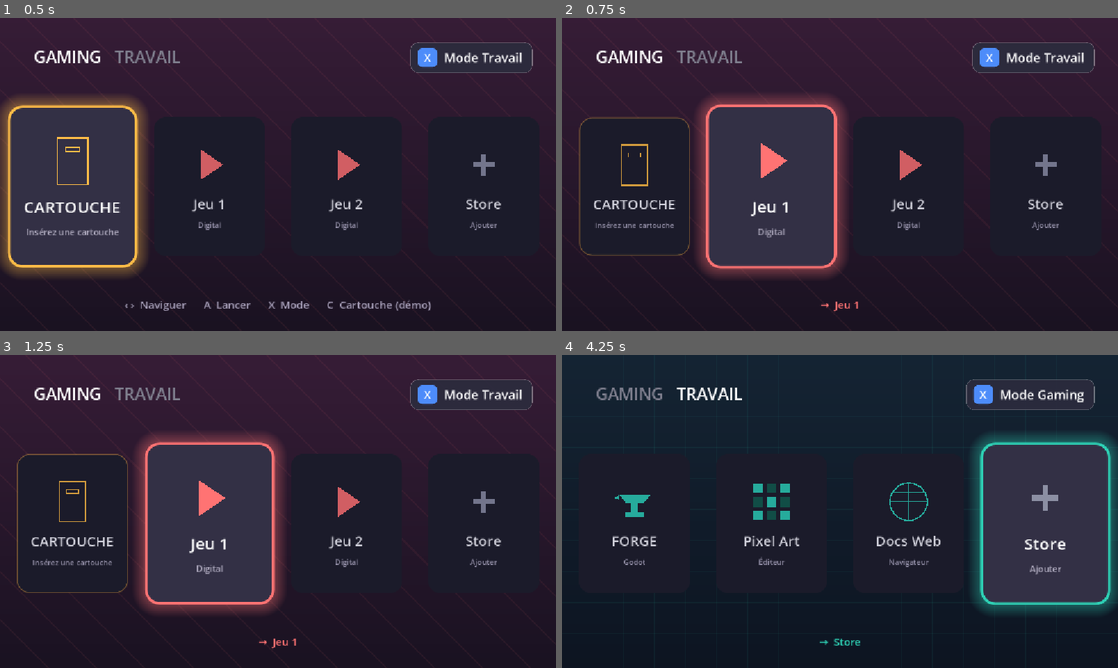
Above: before the commit, frames 1-4 (two rows, left to right).
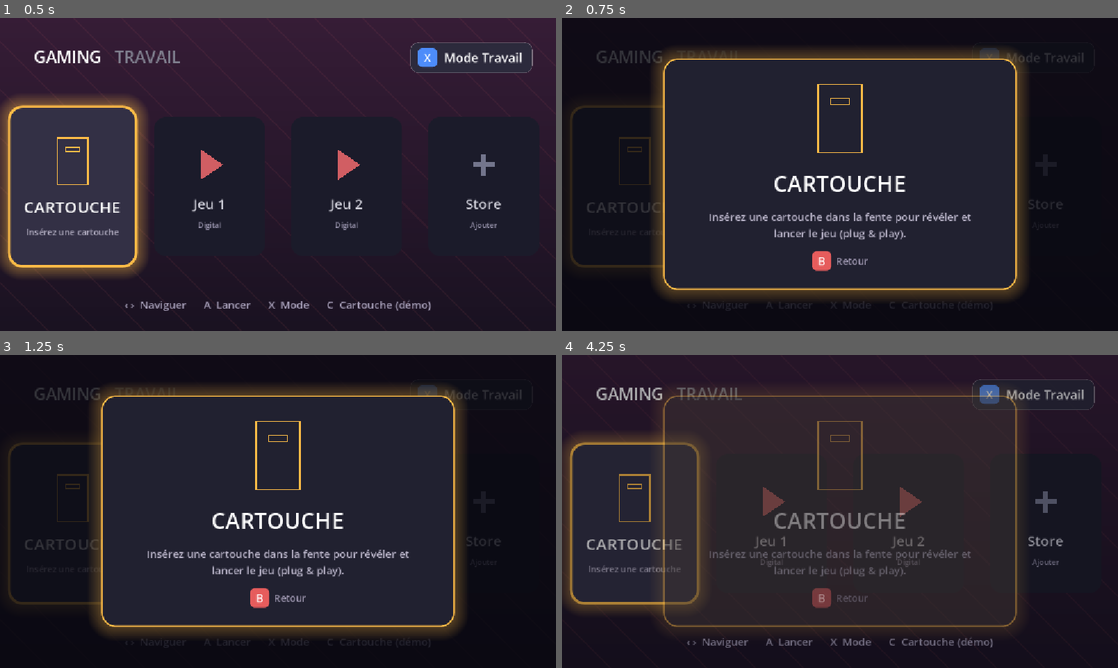
Above: after the commit, the same moments.

Repository: kilian-quittard/gaming-console-os
Game: Godot game, scene res://scenes/Main.tscn
Two runs of this game, one before a commit and one after it. Both use one fixed random seed, a clock stepped at 60 frames per second and the inputs below.
Inputs:
- Up to frame 1 (0.5 s): no input
- Up to frame 2 (0.75 s): tap Enter (ui_accept) at 0.5 s; hold Right (ui_right) from 0.53 s (still down); hold Enter (ui_accept) from 0.53 s (still down)
- Up to frame 3 (1.25 s): keep holding Right (ui_right); keep holding Enter (ui_accept)
- Up to frame 4 (4.25 s): release Right (ui_right) at 1.28 s; release Enter (ui_accept) at 1.28 s; hold Left (ui_left) 1.28-2.03 s; tap C (toggle_cartridge) at 1.35 s; tap Enter (ui_accept) at 1.52, 1.55, 1.82, 2.3, 2.85, 3.02, 3.32, 3.77, 3.8, 4.07 s; hold X (toggle_mode) 2.03-2.78 s; hold Right (ui_right) 2.03-3.53 s; hold Left (ui_left) from 3.53 s (still down); hold C (toggle_cartridge) from 3.53 s (still down); tap Escape (ui_cancel) at 4.15 s

Frame 1 is identical in both runs. In frame 2, 32% of the frame differs, in the area x 0-100%, y 0-100%; in frame 3, 32%; in frame 4, 49%, in the area x 0-100%, y 0-94%.

Commit message:
Front-end: add detail screen (A opens, B returns) with fade + navigation stack
Tile activation now opens a full detail overlay (icon, title, description, action button) over a dimmed backdrop; B/Escape returns. Detail captures input while open. Reusable for store/settings later.

Co-Authored-By: Claude Opus 4.8 <noreply@anthropic.com>

Diff:
--- a/frontend/scripts/Main.gd
+++ b/frontend/scripts/Main.gd
@@ -38,6 +38,11 @@
 var _mode := 0
 var _selected := 0
 var _cartridge_inserted := false
+
+# Screen-stack depth: home menu <-> detail overlay
+var _in_detail := false
+var _detail_layer: Control = null
+var _detail_item: Dictionary = {}
 var _tiles: Array[Panel] = []
 var _tweens: Array = []
 
@@ -406,6 +411,14 @@
 # ---- Input -----------------------------------------------------------------
 
 func _input(event: InputEvent) -> void:
+	# Detail overlay captures input while open.
+	if _in_detail:
+		if event.is_action_pressed("ui_cancel"):
+			_close_detail()
+		elif event.is_action_pressed("ui_accept"):
+			_detail_accept()
+		return
+
 	if event.is_action_pressed("toggle_cartridge"):
 		_cartridge_inserted = not _cartridge_inserted
 		if _mode == 0:
@@ -430,13 +443,158 @@
 
 
 func _activate(index: int) -> void:
-	var item: Dictionary = CONTENT[_mode][index]
-	_status.text = "→  %s" % item.title
-	_status.modulate = MODE_ACCENTS[_mode]
+	# Little press bounce, then open the detail screen for this tile.
 	var tile := _tiles[index]
 	if _tweens[index] != null and _tweens[index].is_valid():
 		_tweens[index].kill()
 	var tw := create_tween()
-	tw.tween_property(tile, "scale", Vector2(1.0, 1.0), 0.08)
-	tw.tween_property(tile, "scale", Vector2(1.12, 1.12), 0.22).set_trans(Tween.TRANS_BACK).set_ease(Tween.EASE_OUT)
+	tw.tween_property(tile, "scale", Vector2(1.04, 1.04), 0.07)
+	tw.tween_property(tile, "scale", Vector2(1.12, 1.12), 0.16).set_trans(Tween.TRANS_BACK).set_ease(Tween.EASE_OUT)
 	_tweens[index] = tw
+
+	# Resolve the item (GAMING slot 0 may be the inserted cartridge game).
+	var item: Dictionary = CONTENT[_mode][index].duplicate(true)
+	if _mode == 0 and index == 0 and _cartridge_inserted:
+		item = CARTRIDGE_GAME.duplicate()
+		item["kind"] = "cartridge_in"
+	_open_detail(item)
+
+
+# ---- Detail overlay --------------------------------------------------------
+
+func _desc_for(item: Dictionary) -> String:
+	match item.kind:
+		"cartridge": return "Insérez une cartouche dans la fente pour révéler et lancer le jeu (plug & play)."
+		"cartridge_in", "game": return "Jeu indé. Appuyez sur Jouer pour lancer."
+		"forge": return "Ouvre l'éditeur Godot pour créer tes propres jeux."
+		"pixel": return "Éditeur de pixel art pour tes sprites et tilesets."
+		"web": return "Navigateur en mode kiosque pour la documentation."
+		"store": return "Parcours le catalogue indé et l'abonnement."
+		_: return ""
+
+
+func _action_label(item: Dictionary) -> String:
+	match item.kind:
+		"cartridge": return ""  # nothing to launch on an empty slot
+		"game", "cartridge_in": return "Jouer"
+		"store": return "Voir le catalogue"
+		_: return "Ouvrir"
+
+
+func _open_detail(item: Dictionary) -> void:
+	_in_detail = true
+	_detail_item = item
+	var accent: Color = _icon_color(item.kind)
+
+	_detail_layer = Control.new()
+	_detail_layer.set_anchors_preset(Control.PRESET_FULL_RECT)
+	_detail_layer.modulate = Color(1, 1, 1, 0)
+	add_child(_detail_layer)
+
+	var backdrop := ColorRect.new()
+	backdrop.color = Color(0.03, 0.03, 0.06, 0.82)
+	backdrop.set_anchors_preset(Control.PRESET_FULL_RECT)
+	_detail_layer.add_child(backdrop)
+
+	var center := CenterContainer.new()
+	center.set_anchors_preset(Control.PRESET_FULL_RECT)
+	_detail_layer.add_child(center)
+
+	var card := PanelContainer.new()
+	var cs := StyleBoxFlat.new()
+	cs.bg_color = Color(0.13, 0.13, 0.19)
+	cs.set_corner_radius_all(28)
+	cs.content_margin_left = 56
+	cs.content_margin_right = 56
+	cs.content_margin_top = 44
+	cs.content_margin_bottom = 40
+	cs.set_border_width_all(3)
+	cs.border_color = accent
+	cs.shadow_color = Color(accent, 0.28)
+	cs.shadow_size = 30
+	card.add_theme_stylebox_override("panel", cs)
+	card.custom_minimum_size = Vector2(720, 0)
+	center.add_child(card)
+
+	var vb := VBoxContainer.new()
+	vb.add_theme_constant_override("separation", 22)
+	vb.alignment = BoxContainer.ALIGNMENT_CENTER
+	card.add_child(vb)
+
+	var iw := CenterContainer.new()
+	vb.add_child(iw)
+	var is_cart: bool = item.kind == "cartridge" or item.kind == "cartridge_in"
+	var isz := Vector2(120, 160) if is_cart else Vector2(150, 150)
+	iw.add_child(_make_icon(item.kind, accent, isz))
+
+	var t := Label.new()
+	t.text = item.title
+	t.horizontal_alignment = HORIZONTAL_ALIGNMENT_CENTER
+	t.add_theme_font_size_override("font_size", 46)
+	vb.add_child(t)
+
+	var d := Label.new()
+	d.text = _desc_for(item)
+	d.horizontal_alignment = HORIZONTAL_ALIGNMENT_CENTER
+	d.autowrap_mode = TextServer.AUTOWRAP_WORD_SMART
+	d.add_theme_font_size_override("font_size", 22)
+	d.modulate = Color(0.72, 0.70, 0.78)
+	d.custom_minimum_size.x = 620
+	vb.add_child(d)
+
+	var al := _action_label(item)
+	if al != "":
+		var bw := CenterContainer.new()
+		vb.add_child(bw)
+		var btn := PanelContainer.new()
+		var bs := StyleBoxFlat.new()
+		bs.bg_color = accent
+		bs.set_corner_radius_all(14)
+		bs.content_margin_left = 40
+		bs.content_margin_right = 40
+		bs.content_margin_top = 14
+		bs.content_margin_bottom = 14
+		btn.add_theme_stylebox_override("panel", bs)
+		bw.add_child(btn)
+		var bl := Label.new()
+		bl.text = al
+		bl.add_theme_font_size_override("font_size", 28)
+		bl.add_theme_color_override("font_color", Color(0.08, 0.08, 0.12))
+		btn.add_child(bl)
+
+	# Back hint
+	var hw := CenterContainer.new()
+	vb.add_child(hw)
+	var hint := HBoxContainer.new()
+	hint.add_theme_constant_override("separation", 10)
+	hw.add_child(hint)
+	hint.add_child(_make_glyph_badge("B", Color(0.90, 0.36, 0.36)))
+	var hl := Label.new()
+	hl.text = "Retour"
+	hl.add_theme_font_size_override("font_size", 20)
+	hl.vertical_alignment = VERTICAL_ALIGNMENT_CENTER
+	hl.modulate = Color(0.65, 0.62, 0.72)
+	hint.add_child(hl)
+
+	var tw := create_tween()
+	tw.tween_property(_detail_layer, "modulate:a", 1.0, 0.18)
+
+
+func _detail_accept() -> void:
+	if _action_label(_detail_item) == "":
+		return  # nothing to launch (empty cartridge slot)
+	# Placeholder: real launch is the OS session layer's job (Phase 5).
+	_status.text = "→  %s  (lancement à câbler)" % _detail_item.title
+	_status.modulate = _icon_color(_detail_item.kind)
+	_close_detail()
+
+
+func _close_detail() -> void:
+	if _detail_layer == null:
+		return
+	var layer := _detail_layer
+	_detail_layer = null
+	_in_detail = false
+	var tw := create_tween()
+	tw.tween_property(layer, "modulate:a", 0.0, 0.14)
+	tw.tween_callback(layer.queue_free)
Not shown, added: .frontend_detail.png
